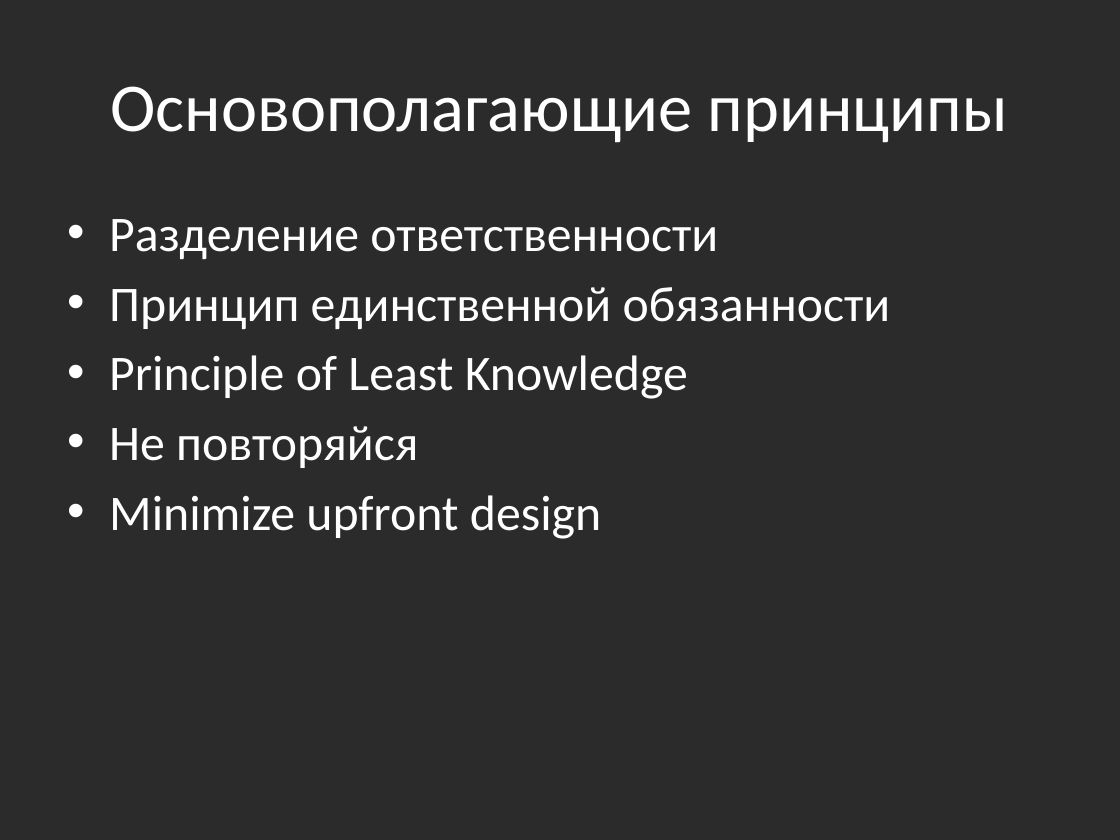
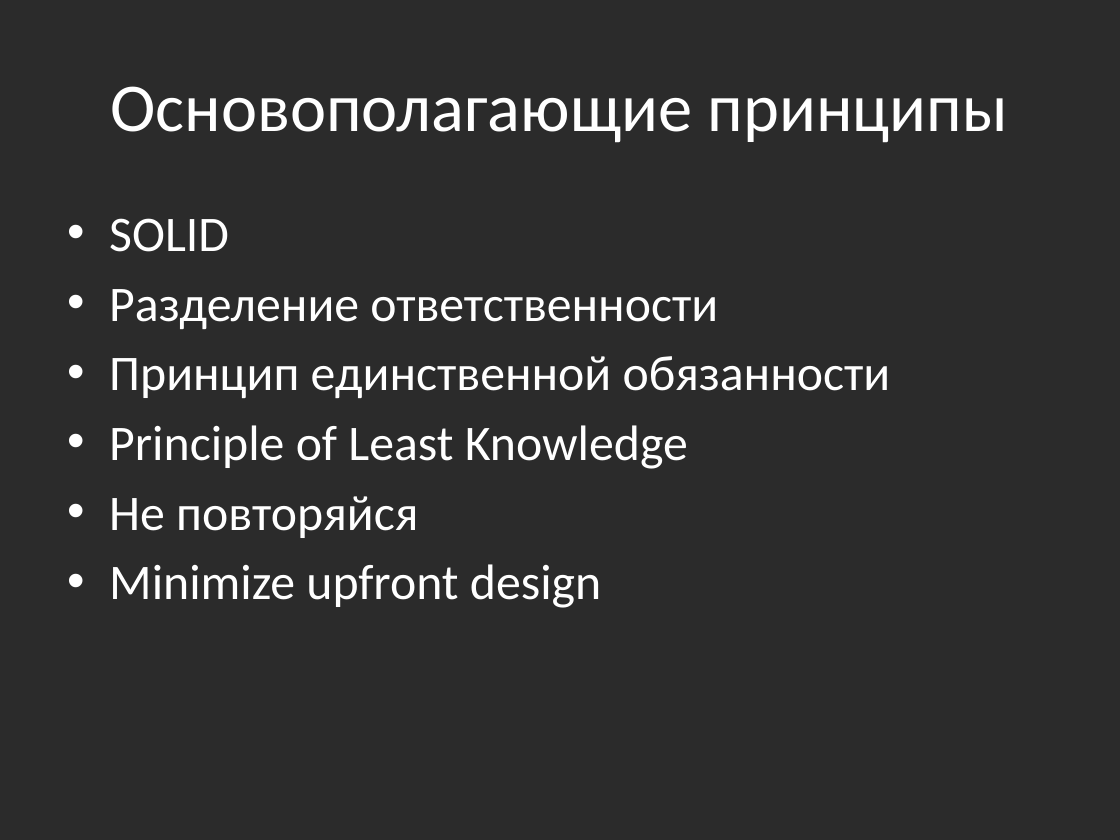
Before and after one commit to bazile/Training, a slide deck: slide 7 of Presentation/lesson-14-architecture.pptx. Drawn at 1120x840 pixels with LibreOffice and Linux fonts; fonts in the diff are those of the drawing; background and template pictures are left out; a plain dark background stands for a picture behind light text. Boxes give left, top, right and bottom in pixels: in the first picture for what was removed or moved away, otherwise in the second. Text is boxed around its words. In the diff, an @@ line names an element or a change of style, - is before the commit and + after.

Commit message:
About SOLID

```diff
--- a/Presentation/lesson-14-architecture.pptx
+++ b/Presentation/lesson-14-architecture.pptx
@@ text at (109,218,229,252): paragraph added @@
+• SOLID
```
Also in this commit, not shown: 1 slide added, 2 other files.
